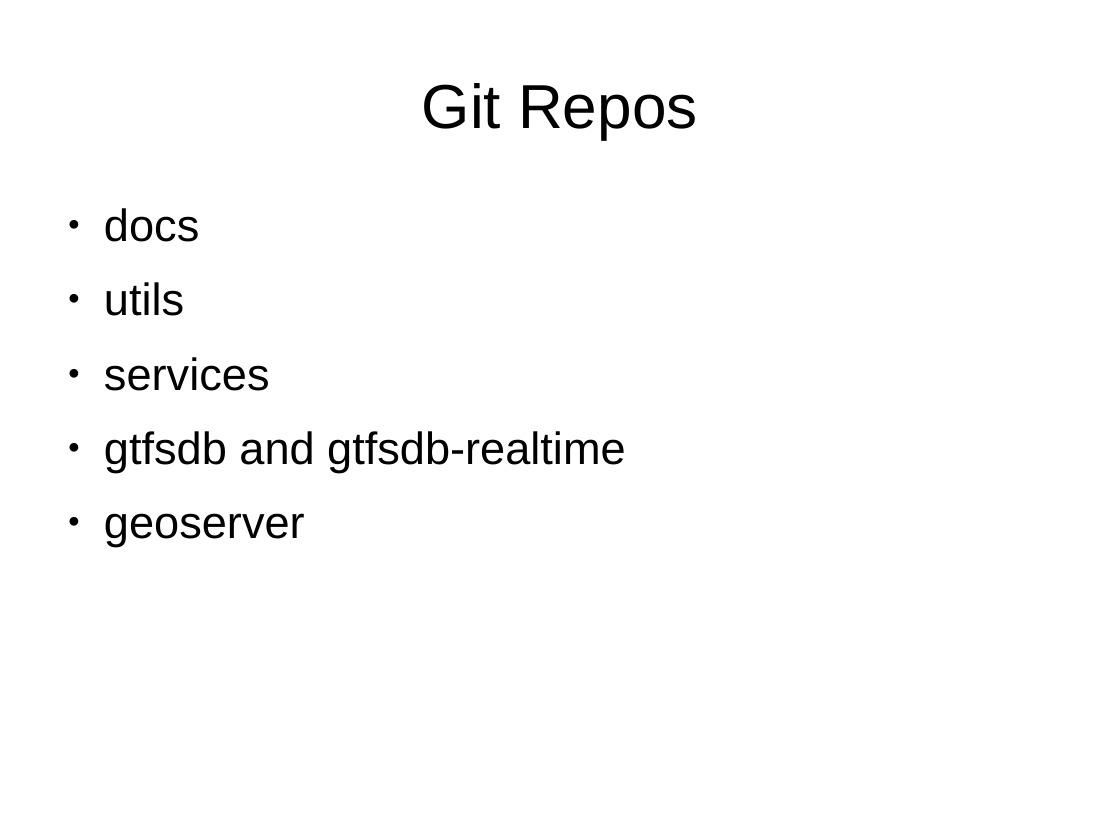
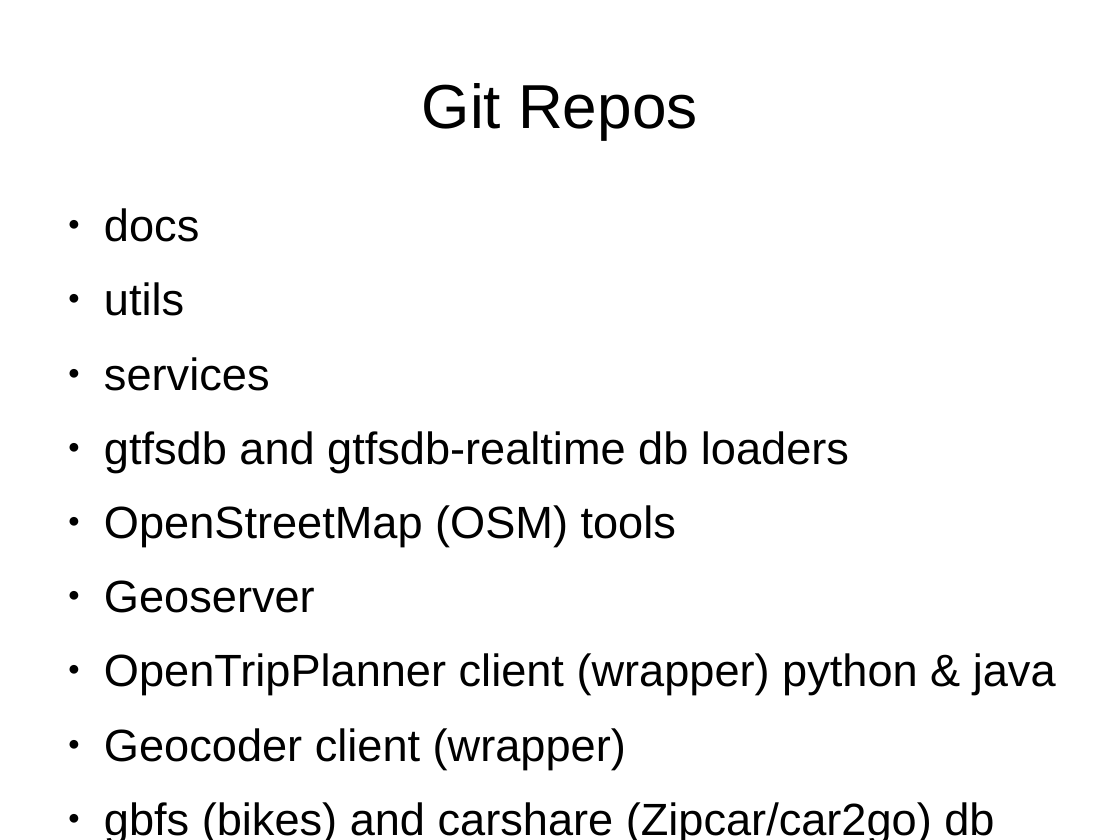
Before and after one commit to OpenTransitTools/docs, a slide deck: slide 4 of architecture/OTT_Architecture.odp. Drawn at 1120x840 pixels with LibreOffice and Linux fonts; fonts in the diff are those of the drawing. Boxes give left, top, right and bottom in pixels: in the first picture for what was removed or moved away, otherwise in the second. Text is boxed around its words. In the diff, an @@ line names an element or a change of style, - is before the commit and + after.

Commit message:
more arch docs

```diff
--- a/architecture/OTT_Architecture.odp
+++ b/architecture/OTT_Architecture.odp
@@ text at (104,431,1056,840): text changed @@
-● gtfsdb and gtfsdb-realtime
-● geoserver
+● gtfsdb and gtfsdb-realtime db loaders
+● OpenStreetMap (OSM) tools
+● Geoserver
+● OpenTripPlanner client (wrapper) python & java
+● Geocoder client (wrapper)
+● gbfs (bikes) and carshare (Zipcar/car2go) db
```
